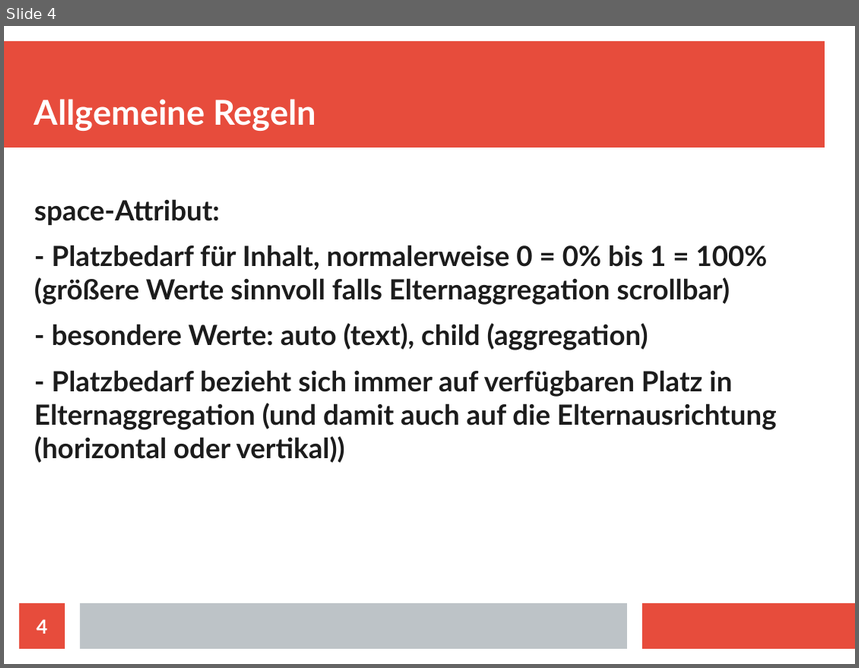
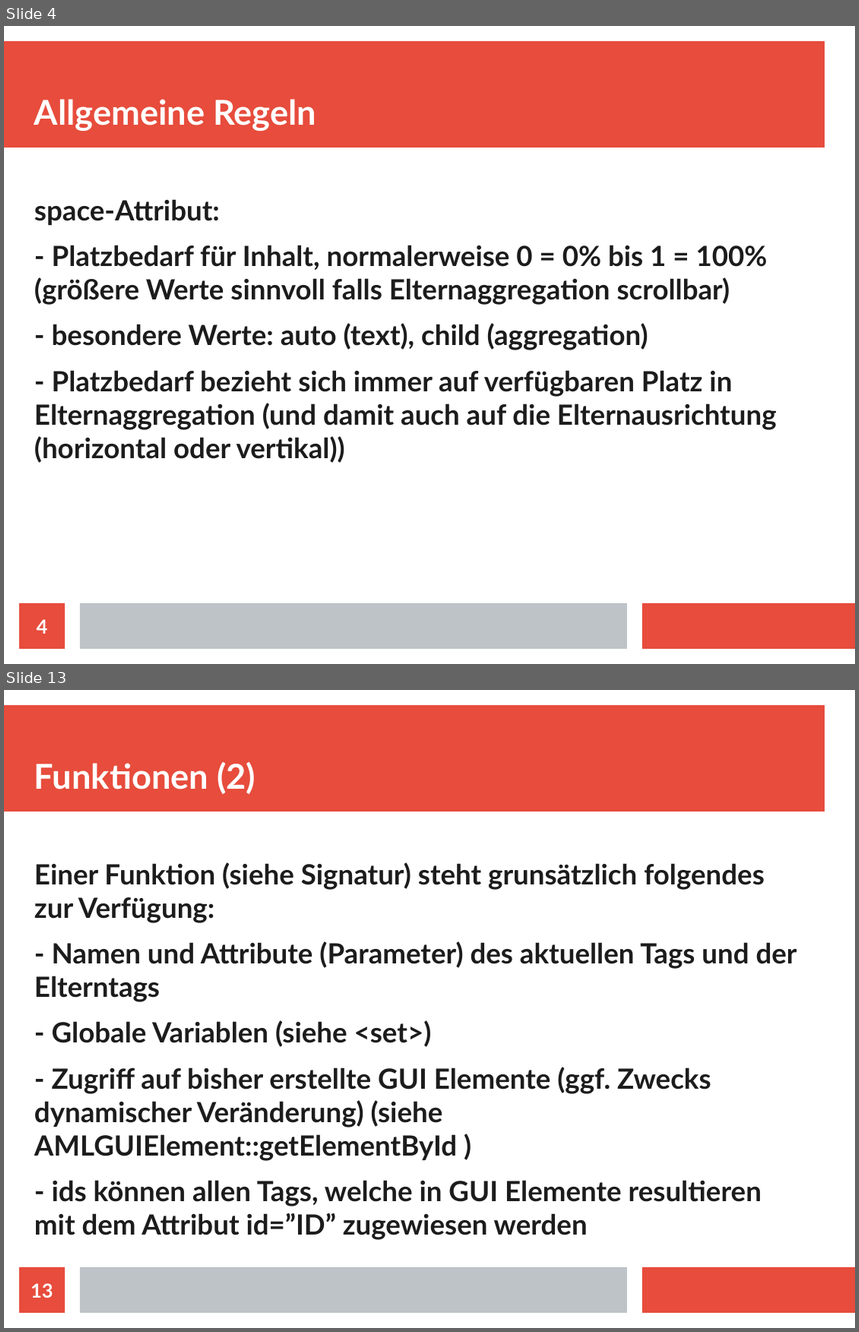
Before and after one commit to wolfgang1991/CommonLibraries, a slide deck: doc/App_Markup_Language_(AML).odp. Shown one above the other, each under a label of ours: slide 4 before the commit, slides 4 and 13 after it; the slides between them are not shown. The pictures are 859x668 and 859x1332 pixels, drawn with LibreOffice and Linux fonts; fonts in the diff are those of the drawing. Boxes give left, top, right and bottom in pixels: in the first picture for what was removed or moved away, otherwise in the second. Text is boxed around its words. In the diff, an @@ line names an element or a change of style, - is before the commit and + after.

```diff
--- a/doc/App_Markup_Language_(AML).odp
+++ b/doc/App_Markup_Language_(AML).odp
@@ slide 13 added at [4,690,855,1328], background #FFFFFF; not listed: 3 template elements that a slide beside it also shows @@
@@ title added at [34,761,256,794], 32 pt, text #FFFFFF, bold @@
+Funktionen (2)
@@ text added at [34,863,797,1240], 26 pt, text #1C1C1C, bold @@
+Einer Funktion (siehe Signatur) steht grunsätzlich folgendes zur Verfügung:
+- Namen und Attribute (Parameter) des aktuellen Tags und der Elterntags
+- Globale Variablen (siehe <set>)
+- Zugriff auf bisher erstellte GUI Elemente (ggf. Zwecks dynamischer Veränderung) (siehe AMLGUIElement::getElementById )
+- ids können allen Tags, welche in GUI Elemente resultieren mit dem Attribut id=”ID” zugewiesen werden
@@ page number added at [19,1268,65,1313], fill #E74C3C, 18 pt, text #FFFFFF, bold @@
+13
```
Also in this commit, not shown: 7 slides changed, 3 other slides added, 2 other files.
